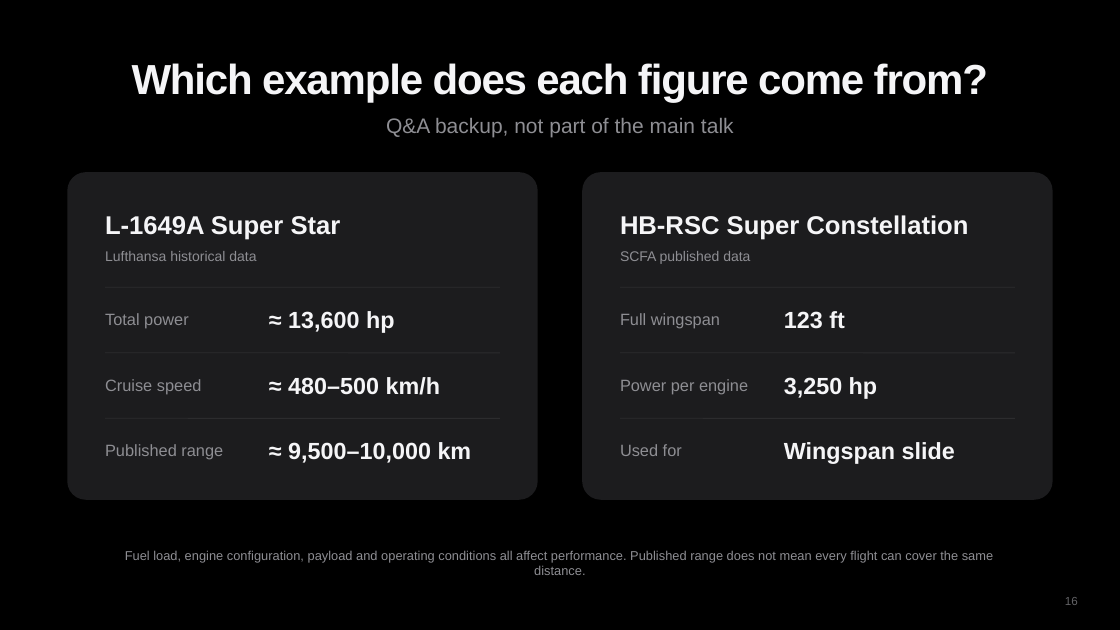
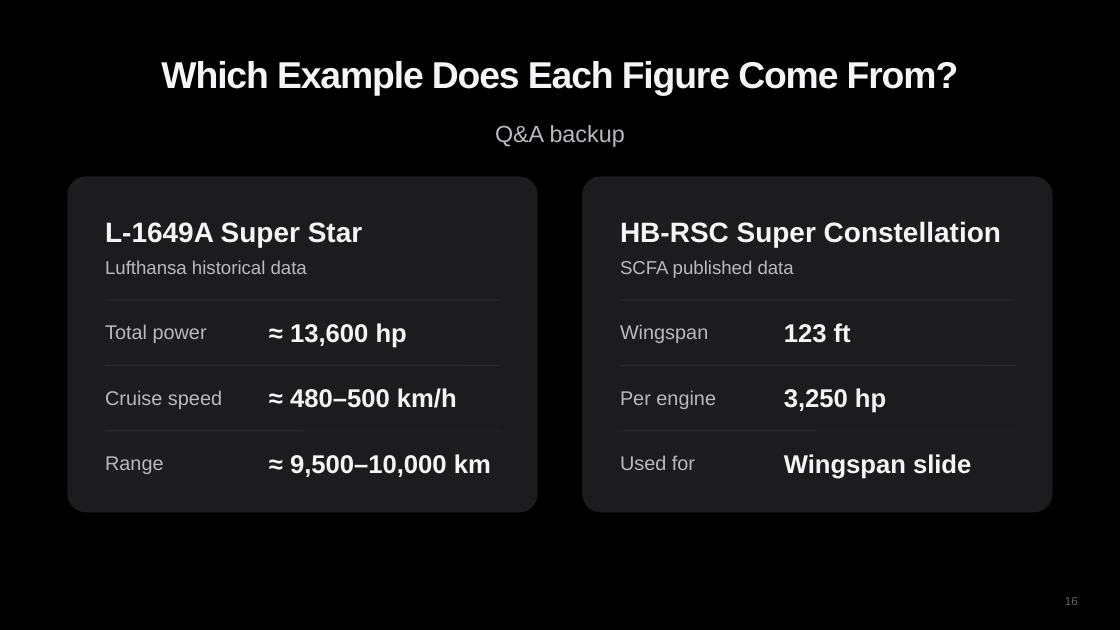
Before and after one commit to diuneilomochaufahai/claude, a slide deck: slide 16 of Constellation_Visual_Pitch_EN.pptx. Drawn at 1120x630 pixels with LibreOffice and Linux fonts; fonts in the diff are those of the drawing. Boxes give left, top, right and bottom in pixels: in the first picture for what was removed or moved away, otherwise in the second. Text is boxed around its words. In the diff, an @@ line names an element or a change of style, - is before the commit and + after.

```diff
--- a/Constellation_Visual_Pitch_EN.pptx
+++ b/Constellation_Visual_Pitch_EN.pptx
@@ title at <box>161,61,959,95</box>: text changed; size 36 to 32 pt @@
-Which example does each figure come from?
+Which Example Does Each Figure Come From?
@@ text at <box>495,125,625,147</box>: text changed; size 18 to 20 pt; text colour #8E8E93 to #B9B9BE @@
-Q&A backup, not part of the main talk
+Q&A backup
@@ rounded rectangle at <box>67,176,538,513</box>: proportions changed @@
@@ rounded rectangle: place and size @@
-rounded rectangle at <box>67,172,538,500</box>
+rounded rectangle at <box>67,176,538,513</box>
@@ rounded rectangle: place and size @@
-rounded rectangle at <box>582,172,1053,500</box>
+rounded rectangle at <box>582,176,1053,513</box>
@@ rounded rectangle at <box>582,176,1053,513</box>: proportions changed @@
@@ text "L-1649A Super Star" at <box>105,222,362,247</box>: size 22 to 24 pt @@
@@ text "HB-RSC Super Constellation" at <box>620,221,1001,247</box>: size 22 to 24 pt @@
@@ text "Lufthansa historical data": place and size @@
-text "Lufthansa historical data" at <box>105,251,256,261</box>
+text "Lufthansa historical data" at <box>105,260,307,274</box>
@@ text "Lufthansa historical data" at <box>105,260,307,274</box>: size 12 to 16 pt, text colour #8E8E93 to #B9B9BE @@
@@ text "SCFA published data" at <box>620,260,794,278</box>: size 12 to 16 pt, text colour #8E8E93 to #B9B9BE @@
@@ text "SCFA published data": place and size @@
-text "SCFA published data" at <box>620,251,750,264</box>
+text "SCFA published data" at <box>620,260,794,278</box>
@@ text at <box>620,324,708,343</box>: text changed; size 14 to 17 pt; text colour #8E8E93 to #B9B9BE @@
-Full wingspan
+Wingspan
@@ 3 texts, 2 lines: place and size @@
-3 texts, 2 lines at <box>105,353,1015,399</box>
+3 texts, 2 lines at <box>105,365,1015,413</box>
@@ text at <box>620,390,716,409</box>: text changed; size 14 to 17 pt; text colour #8E8E93 to #B9B9BE @@
-Power per engine
+Per engine
@@ size 14 to 17 pt, text colour #8E8E93 to #B9B9BE in 3 elements at <box>105,390,222,409</box>, <box>105,324,207,343</box>, <box>620,455,695,470</box> @@
@@ 6 texts, 2 lines: place and size @@
-6 texts, 2 lines at <box>105,311,1015,464</box>
+6 texts, 2 lines at <box>105,323,1015,479</box>
@@ size 20 to 22 pt in 6 elements at <box>290,388,457,408</box>, <box>784,388,886,413</box>, <box>290,323,407,348</box>, <box>290,454,491,477</box>, <box>784,323,851,343</box>, <box>784,454,971,479</box> @@
@@ text at <box>105,456,164,474</box>: text changed; size 14 to 17 pt; text colour #8E8E93 to #B9B9BE @@
-Published range
+Range
@@ text removed at <box>125,550,993,575</box> @@
-Fuel load, engine configuration, payload and operating conditions all affect performance. Published range does not mean every flight can cover the same distance.
```
Also in this commit, not shown: 17 other slides changed, 1 other file.
